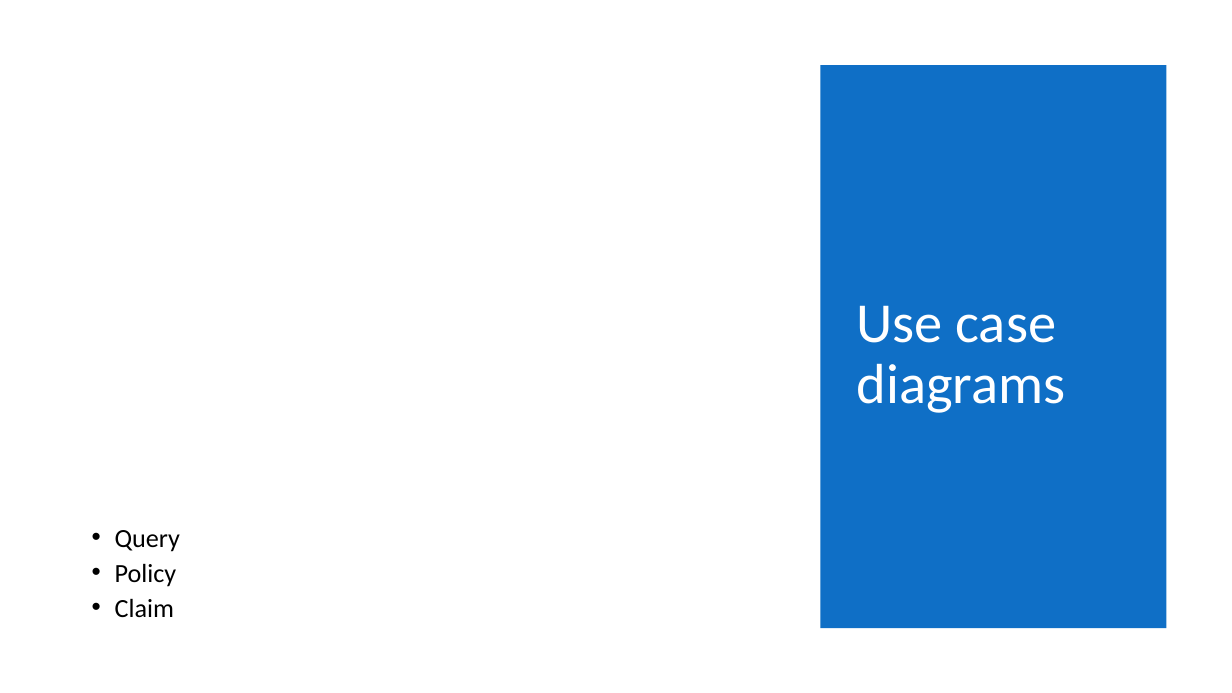
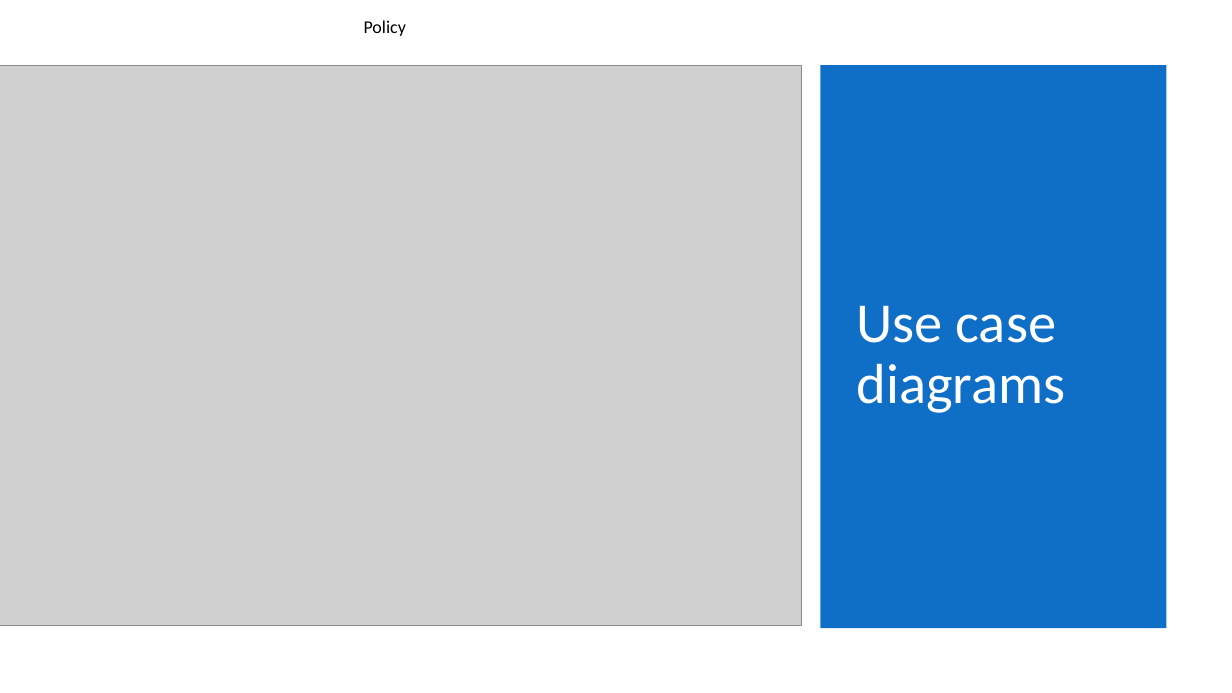
Before and after one commit to shahriteshj/InsurancePortal, a slide deck: slide 3 of Material/JP-Project-Presentation-Template.pptx. Drawn at 1232x693 pixels with LibreOffice and Linux fonts; fonts in the diff are those of the drawing; grey boxes stand for pictures. Boxes give left, top, right and bottom in pixels: in the first picture for what was removed or moved away, otherwise in the second. Text is boxed around its words. In the diff, an @@ line names an element or a change of style, - is before the commit and + after.

```diff
--- a/Material/JP-Project-Presentation-Template.pptx
+++ b/Material/JP-Project-Presentation-Template.pptx
@@ text "Policy": place and size @@
-text "Policy" at bbox=[115, 530, 180, 617]
+text "Policy" at bbox=[364, 20, 406, 36]
@@ text "Policy" at bbox=[364, 20, 406, 36]: size 20.4 to 14 pt; bullet • to none; list level 1 to 7 in "Policy"; line spacing 0.7 to 0.9 @@
@@ picture added at bbox=[0, 65, 801, 625] @@
@@ text at bbox=[115, 530, 180, 552]: paragraph removed @@
-• Query
@@ text at bbox=[115, 598, 174, 617]: paragraph removed @@
-• Claim
```
Also in this commit, not shown: 7 other slides changed, 1 slide added, 1 slide removed, 8 other files.
